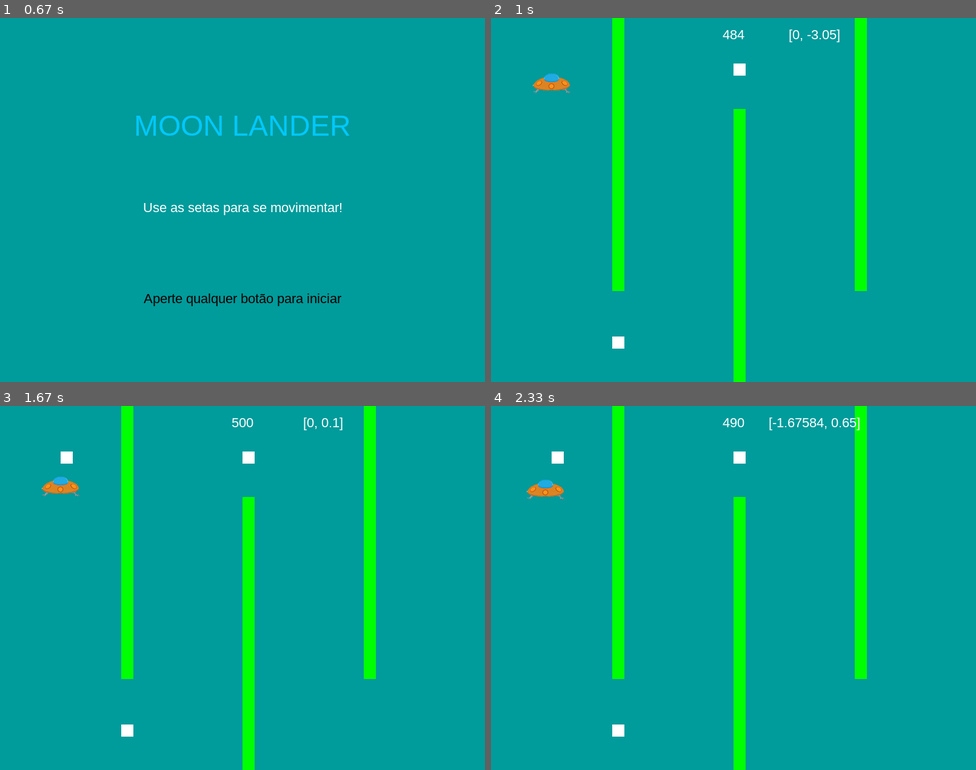
Above: before the commit, frames 1-4 (two rows, left to right).
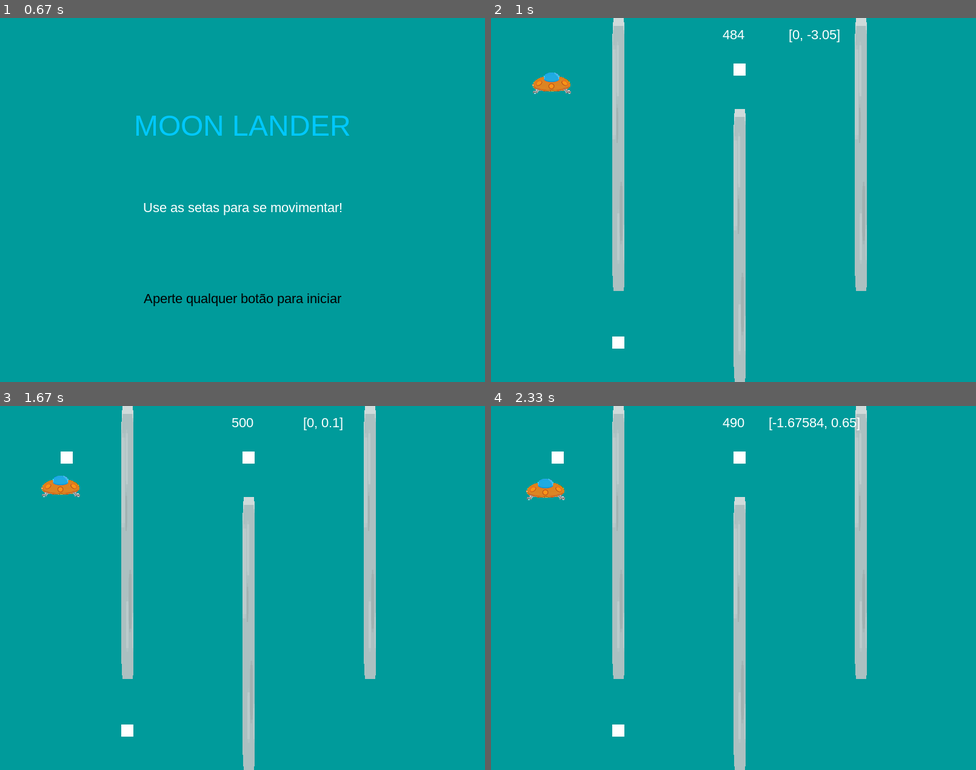
Above: after the commit, the same moments.

Repository: felipe-valente/PF_Pygame
Game: pygame game, started from main.py
Same seed, same stepped clock (60 frames per second), same inputs: the game is played once before the commit and once after it.
Inputs:
- Up to frame 1 (0.67 s): hold Right from 0.33 s (still down)
- Up to frame 2 (1 s): release Right at 0.8 s; hold Up from 0.83 s (still down)
- Up to frame 3 (1.67 s): release Up at 1.13 s; hold Right 1.17-1.63 s
- Up to frame 4 (2.33 s): hold Left 1.67-2.2 s; hold Left from 2.23 s (still down)

Frame 1 is identical in both runs. In frame 2, 5.7% of the frame differs, in the area x 8-78%, y 0-100%; in frame 3, 5.7%; in frame 4, 5.7%.

Commit message:
Sprite de Barreiras implemetado

Diff:
--- a/Sprites.py
+++ b/Sprites.py
@@ -8,7 +8,7 @@
 class Player(pg.sprite.Sprite):
     def __init__(self):
         pg.sprite.Sprite.__init__(self)
-        self.image = pg.image.load(os.path.join(img_folder, "Imagem1.1.png"))
+        self.image = pg.image.load(os.path.join(img_folder, "Imagem1.1.png")).convert()
         self.image.set_colorkey(preto)
         self.rect = self.image.get_rect()
         self.rect.center = (WIDTH/2, HEIGHT/2)
@@ -45,8 +45,9 @@
 class Boundaries(pg.sprite.Sprite):
     def __init__(self,x,y,w,h):
         pg.sprite.Sprite.__init__(self)
-        self.image = pg.Surface((w, h))
-        self.image.fill(verde)
+        wall = pg.image.load(os.path.join(img_folder, "stoneWall.png")).convert()
+        self.image = pg.transform.scale(wall,(round(w),round(h)))
+        self.image.set_colorkey(preto)
         self.rect = self.image.get_rect()
         self.rect.x = x
         self.rect.y = y
--- a/config.py
+++ b/config.py
@@ -4,6 +4,10 @@
 FPS = 100
 TITLE = "MOON LANDER"
 FONT_NAME = "Arial"
+
+#background = pg.image.load(os.path.join(img_folder, "space.png")).convert()
+#background_rect = background.get_rect()
+#self.screen.blit(background, background_rect)
 
 #propriedades do player
 PLAYER_ACC = 0.2
--- a/main.py
+++ b/main.py
@@ -16,6 +16,7 @@
 		self.rodando = True
 		self.font_name = pg.font.match_font(FONT_NAME)
 		self.pouso = False
+
 
 	def new(self):
 		self.all_sprites = pg.sprite.Group()
@@ -103,10 +104,7 @@
 		self.all_sprites.draw(self.screen)
 		self.draw_text(str(self.player.fuel), 22, branco, WIDTH/2 , 15)
 		self.draw_text(str(self.player.vel),22, branco, 2/3* WIDTH, 15)
-
 		pg.display.flip()
-
-
 
 	def show_start_screen(self):
 		self.screen.fill(pfcolor)
Binary file added: img/Left.png
Binary file added: img/planet.jpg
Binary file added: img/space.png
Binary file added: img/stoneWall.png
